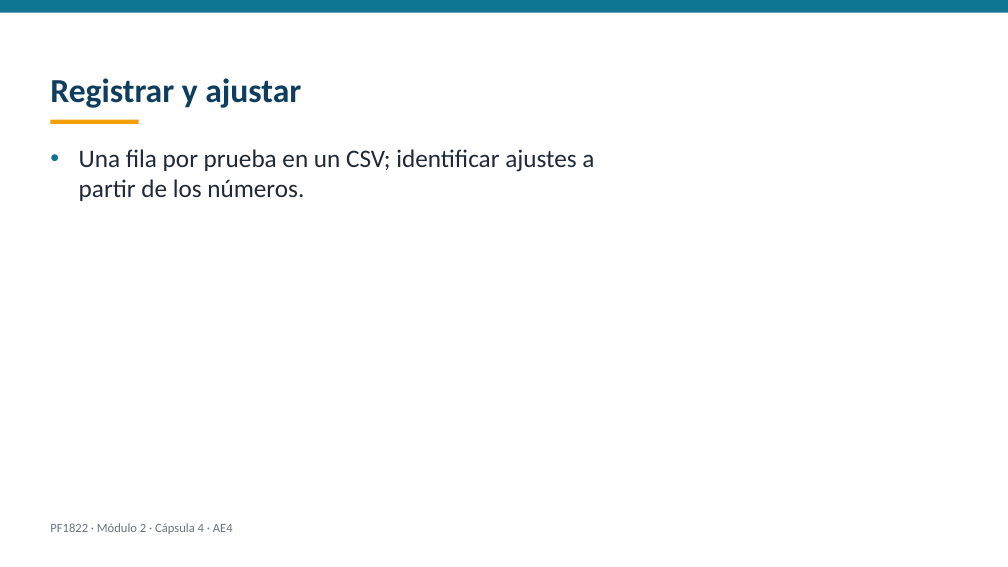
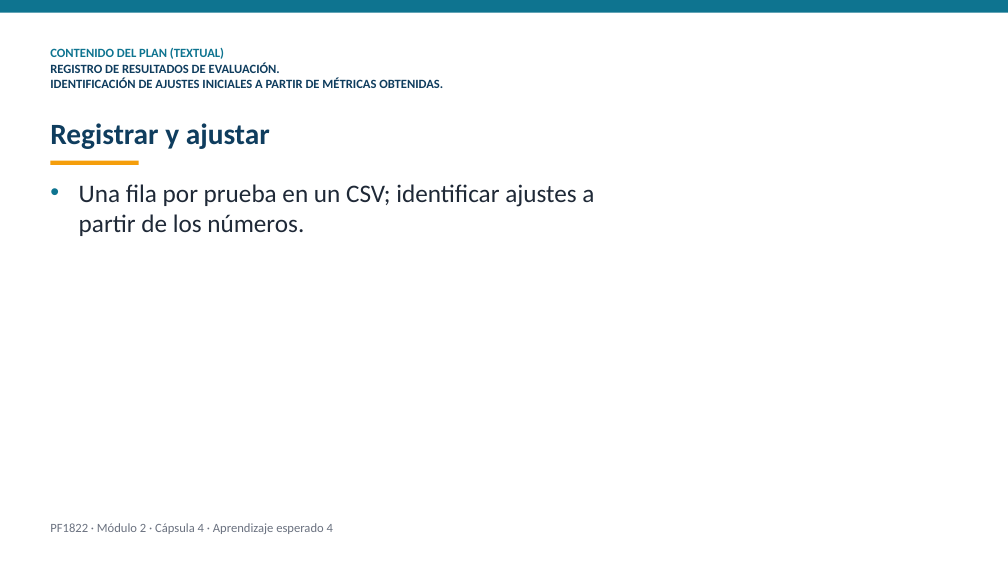
Before and after one commit to dojedacifuentes/naty.proyecto01, a slide deck: slide 10 of modulo-2/PF1822-desarrollo-con-ia/produccion/videos/AE4-capsula.pptx (slide 9 before the commit). Drawn at 1008x567 pixels with LibreOffice and Linux fonts; fonts in the diff are those of the drawing. Boxes give left, top, right and bottom in pixels: in the first picture for what was removed or moved away, otherwise in the second. Text is boxed around its words. In the diff, an @@ line names an element or a change of style, - is before the commit and + after.

Commit message:
checkpoint: 2026-09-25 videocapsulas textuales del plan para el revisor

```diff
--- a/modulo-2/PF1822-desarrollo-con-ia/produccion/videos/AE4-capsula.pptx
+++ b/modulo-2/PF1822-desarrollo-con-ia/produccion/videos/AE4-capsula.pptx
@@ text added at bbox=[50, 48, 443, 88], 12 pt, text #0F3D5E, bold @@
+CONTENIDO DEL PLAN (TEXTUAL)
+REGISTRO DE RESULTADOS DE EVALUACIÓN.
+IDENTIFICACIÓN DE AJUSTES INICIALES A PARTIR DE MÉTRICAS OBTENIDAS.
@@ text "Registrar y ajustar": place and size @@
-text "Registrar y ajustar" at bbox=[50, 78, 301, 108]
+text "Registrar y ajustar" at bbox=[50, 123, 270, 149]
@@ text "Registrar y ajustar" at bbox=[50, 123, 270, 149]: size 32 to 28 pt @@
@@ text "Una fila por prueba en ...": place and size @@
-text "Una fila por prueba en ..." at bbox=[79, 149, 594, 201]
+text "Una fila por prueba en ..." at bbox=[79, 184, 594, 236]
@@ rectangle: place and size @@
-rectangle at bbox=[51, 119, 139, 124]
+rectangle at bbox=[51, 160, 139, 165]
@@ text at bbox=[50, 523, 333, 534]: text changed @@
-PF1822 · Módulo 2 · Cápsula 4 · AE4
+PF1822 · Módulo 2 · Cápsula 4 · Aprendizaje esperado 4
```
Also in this commit, not shown: 9 other slides changed, 1 slide added, 37 other files.
